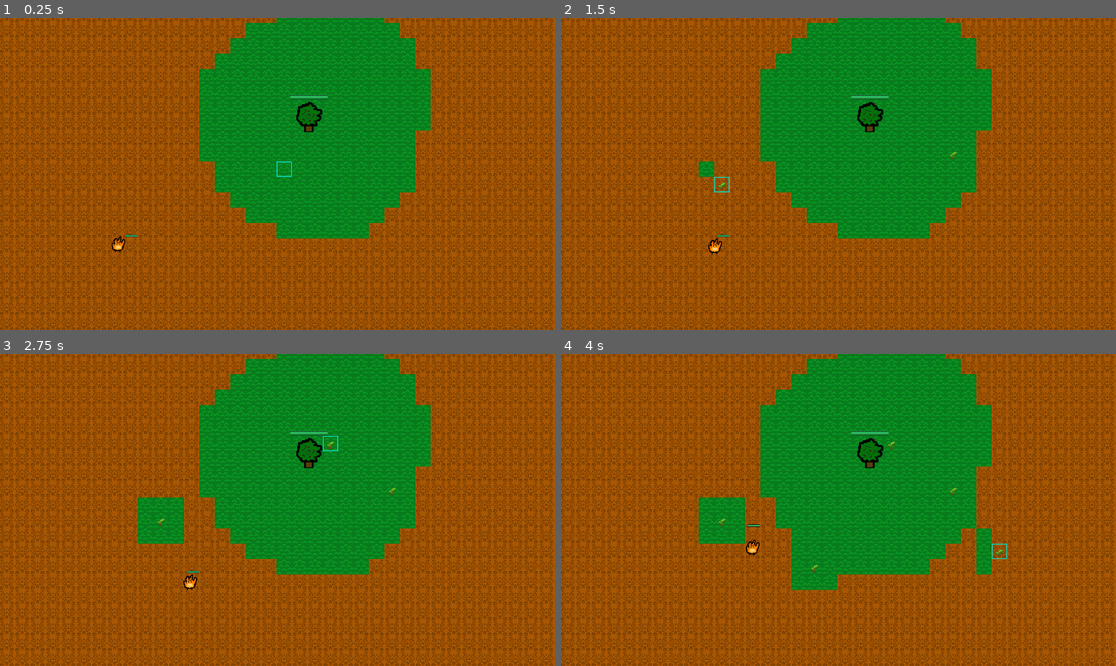
Above: before the commit, frames 1-4 (two rows, left to right).
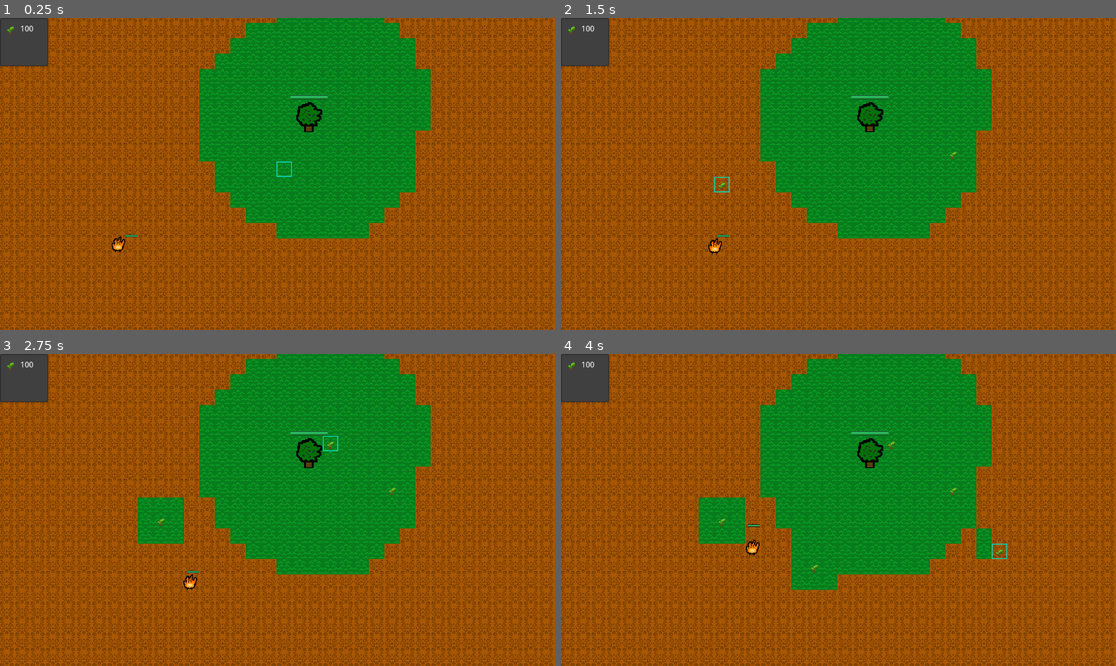
Above: after the commit, the same moments.

Repository: nmarch213/piratejam
Game: Godot game, scene res://main.tscn
Same seed, same stepped clock (60 frames per second), same inputs: the game is played once before the commit and once after it.
Inputs (mouse positions are in pixels of both pictures, inside the frame that each line leads up to):
- Up to frame 1 (0.25 s): no input
- Up to frame 2 (1.5 s): tap Enter at 0.5 s; move the mouse to (960, 158) at 0.52 s; tap E (Place) at 0.6, 1.35 s; click (960, 158) at 0.67 s; tap Space at 1.25 s; move the mouse to (727, 189) at 1.27 s; click (727, 189) at 1.42 s
- Up to frame 3 (2.75 s): move the mouse to (333, 441) at 2.02 s; tap E (Place) at 2.1 s; click (333, 441) at 2.17 s
- Up to frame 4 (4 s): move the mouse to (810, 572) at 2.77 s; tap E (Place) at 2.85, 3.6 s; click (810, 572) at 2.92 s; move the mouse to (1005, 556) at 3.52 s; click (1005, 556) at 3.67 s

The runs differ from the first frame. In frame 1, 1.3% of the frame differs, in the area x 0-9%, y 0-16%; in frame 2, 1.5%, in the area x 0-28%, y 0-52%; in frame 3, 1.3%; in frame 4, 1.5%.

Commit message:
Working place sapling at mouse position

Diff:
--- a/TileMap.gd
+++ b/TileMap.gd
@@ -7,8 +7,15 @@
 	GRID = 3,
 }
 
+signal tile_map_clicked(cell_clicked_position: Vector2i)
+
 func _process(_delta):
-	var tile := local_to_map(get_local_mouse_position())
+	var cell : Vector2i = local_to_map(get_local_mouse_position())
 	clear_layer(LAYER.GRID)
-	if tile:
-		set_cell(LAYER.GRID, tile, 4, Vector2i(1,0), 0)
+	if cell:
+		set_cell(LAYER.GRID, cell, 4, Vector2i(1,0), 0)
+
+
+func _input(event):
+	if event is InputEventMouseButton and event.pressed and event.button_index == MOUSE_BUTTON_LEFT:
+		tile_map_clicked.emit(local_to_map(get_local_mouse_position()))
--- /dev/null
+++ b/UIController.gd
@@ -0,0 +1,27 @@
+extends Node2D
+
+@onready var tile_map = $"../TileMap"
+@onready var main = $".."
+
+
+
+func _on_tile_map_tile_map_clicked(cell_clicked_position: Vector2i):
+	print("clicked", cell_clicked_position)
+	place_sapling_tower(cell_clicked_position)
+
+
+func place_sapling_tower(cell_clicked_position: Vector2i) -> void:
+	# this will add the sapling to the tilemap
+	# 3 is the layer
+	# source ID in godot is 3,
+	# 1 is the Alternate ID for the sapling
+	tile_map.set_cell(tile_map.LAYER.TOWERS, cell_clicked_position, 3, Vector2(0,0), 1)
+	main.astar_grid.set_point_solid(cell_clicked_position, true)
+	spread_grass(cell_clicked_position)
+
+func spread_grass(cell_clicked_position: Vector2i) -> void:
+	for x in range(-1, 2):
+		for y in range(-1, 2):
+			await get_tree().create_timer(.1).timeout
+			var grass_pos = Vector2i(x, y) + cell_clicked_position
+			tile_map.set_cell(tile_map.LAYER.BASE, grass_pos, 4, Vector2(0,0), 0)
--- a/main.gd
+++ b/main.gd
@@ -21,9 +21,9 @@
 	add_tower_to_grid(Vector2i(33, 29))
 	add_tower_to_grid(Vector2i(34, 29))
 
-func _input(_event):
-	if Input.is_action_just_pressed("Place"):
-		place_sapling_tower()
+#func _input(_event):
+	#if Input.is_action_just_pressed("Place"):
+		#place_sapling_tower()
 
 
 func _setup_astargrid():
@@ -55,23 +55,3 @@
 		)
 
 	return path
-
-func place_sapling_tower() -> void:
-	var mouse_pos = get_global_mouse_position()
-	var tile_pos = tile_map.local_to_map(mouse_pos)
-	# this will add the sapling to the tilemap
-	# 3 is the layer
-	# source ID in godot is 3,
-	# 1 is the Alternate ID for the sapling
-	tile_map.set_cell(tile_map.LAYER.TOWERS, tile_pos, 3, Vector2(0,0), 1)
-	astar_grid.set_point_solid(tile_pos, true)
-	spread_grass()
-
-func spread_grass() -> void:
-	var mouse_pos = get_global_mouse_position()
-	var tile_pos = tile_map.local_to_map(mouse_pos)
-	for x in range(-1, 2):
-		for y in range(-1, 2):
-			await get_tree().create_timer(.1).timeout
-			var grass_pos = Vector2i(x, y) + tile_pos
-			tile_map.set_cell(tile_map.LAYER.BASE, grass_pos, 4, Vector2(0,0), 0)
--- a/main.tscn
+++ b/main.tscn
@@ -6,6 +6,8 @@
 [ext_resource type="Texture2D" uid="uid://cp3gbwlvw3fxu" path="res://tilemap.png" id="4_xhmo5"]
 [ext_resource type="Script" path="res://TileMap.gd" id="6_4650s"]
 [ext_resource type="PackedScene" uid="uid://duq3nd4a5fk7e" path="res://towers/sapling/sapling.tscn" id="6_moqds"]
+[ext_resource type="Script" path="res://UIController.gd" id="7_2rcum"]
+[ext_resource type="PackedScene" uid="uid://dtwfw8ksgubyu" path="res://ui/buy_menu/buy_menu.tscn" id="8_rwyyp"]
 
 [sub_resource type="TileSetScenesCollectionSource" id="TileSetScenesCollectionSource_dfxfv"]
 resource_name = "towers"
@@ -67,3 +69,10 @@
 layer_3/name = "building grid"
 layer_3/tile_data = PackedInt32Array()
 script = ExtResource("6_4650s")
+
+[node name="UIController" type="Node2D" parent="."]
+script = ExtResource("7_2rcum")
+
+[node name="BuyMenu" parent="UIController" instance=ExtResource("8_rwyyp")]
+
+[connection signal="tile_map_clicked" from="TileMap" to="UIController" method="_on_tile_map_tile_map_clicked"]
--- /dev/null
+++ b/ui/buy_menu/buy_menu.tscn
@@ -0,0 +1,10 @@
+[gd_scene load_steps=2 format=3 uid="uid://dtwfw8ksgubyu"]
+
+[ext_resource type="Texture2D" uid="uid://bfkivj6cembuh" path="res://towers/sapling/sapling.png" id="1_1ysvb"]
+
+[node name="BuyMenu" type="PopupMenu"]
+visible = true
+item_count = 1
+item_0/text = "100"
+item_0/icon = ExtResource("1_1ysvb")
+item_0/id = 0
Not shown: 1 places in main.tscn that only renumber resources
